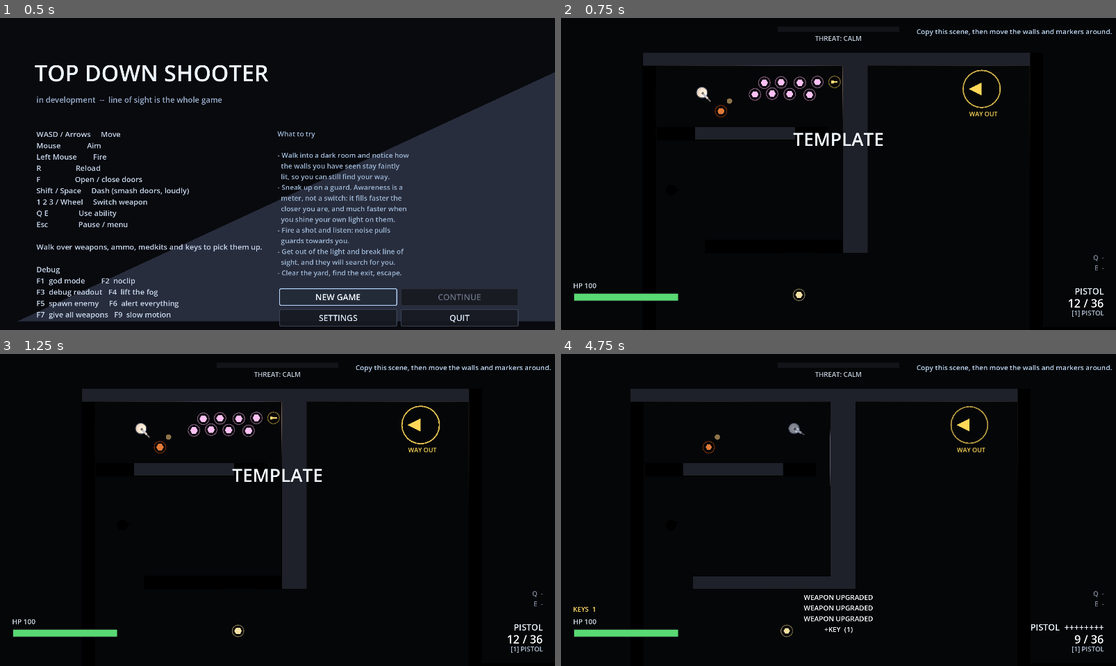
Above: before the commit, frames 1-4 (two rows, left to right).
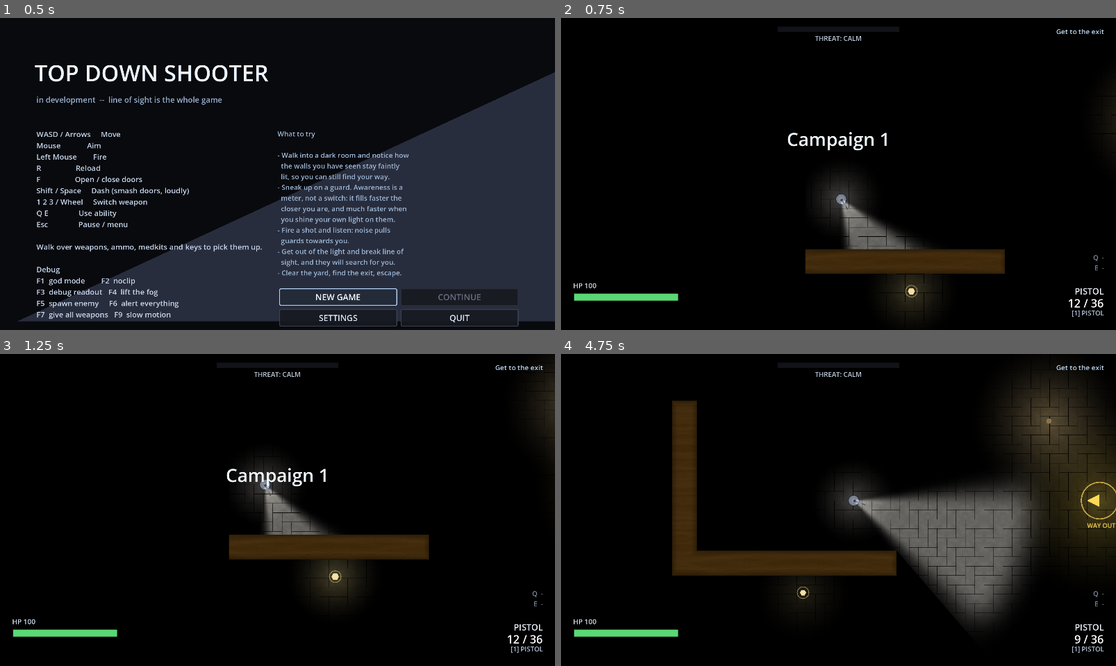
Above: after the commit, the same moments.

Repository: ThunderComplex/irregoulash
Game: Godot game, scene res://src/ui/title_screen.tscn
Two runs of this game, one before a commit and one after it. Both use one fixed random seed, a clock stepped at 60 frames per second and the inputs below.
Inputs (mouse positions are in pixels of both pictures, inside the frame that each line leads up to):
- Up to frame 1 (0.5 s): no input
- Up to frame 2 (0.75 s): click "NEW GAME" at 0.5 s
- Up to frame 3 (1.25 s): no input
- Up to frame 4 (4.75 s): tap Enter (ui_accept) at 1.25, 1.52, 4.52 s; move the mouse to (960, 494) at 1.27 s; hold D (move_right) 1.28-2 s; hold Q (ability_1) 1.28-2 s; click (960, 494) at 1.42 s; drag from (727, 525) to (799, 631) at 2.02 s; move the mouse to (894, 441) at 2.77 s; hold D (move_right) 2.78-3.5 s; tap Shift (dash) at 2.85 s; drag from (810, 572) to (971, 425) at 3.52 s; move the mouse to (1005, 556) at 4.27 s; hold A (move_left) from 4.28 s (still down); tap F (interact) at 4.35 s

Frame 1 is identical in both runs. In frame 2, 11% of the frame differs, in the area x 14-100%, y 3-94%; in frame 3, 12%; in frame 4, 29%, in the area x 2-100%, y 3-91%.

Commit message:
improved walls

Diff:
--- a/dev/surface_lab.tscn
+++ b/dev/surface_lab.tscn
@@ -6,9 +6,9 @@
 [ext_resource type="PackedScene" uid="uid://ua2oydxot8u7" path="res://src/levels/lamp.tscn" id="3_lamp"]
 
 [sub_resource type="NavigationPolygon" id="NavigationPolygon_6qfs5"]
-vertices = PackedVector2Array(552, 882, 1246, 942, 48, 942, 108, 882, 1246, 110, 1186, 594, 1186, 526, 1098, 270, 1054, 526, 878, 450, 878, 350, 1098, 170, 48, 110, 302, 170, 108, 522, 374, 270, 522, 350, 374, 454, 522, 450, 1054, 594, 552, 798, 192, 798, 192, 522, 302, 226, 146, 226, 146, 454)
-polygons = Array[PackedInt32Array]([PackedInt32Array(0, 1, 2, 3), PackedInt32Array(4, 1, 5, 6), PackedInt32Array(7, 6, 8, 9, 10), PackedInt32Array(4, 6, 7, 11), PackedInt32Array(12, 4, 11, 13), PackedInt32Array(3, 2, 12, 14), PackedInt32Array(15, 7, 10, 16), PackedInt32Array(17, 15, 16, 18), PackedInt32Array(19, 5, 1, 0, 20), PackedInt32Array(19, 20, 21, 22, 17, 18, 9, 8), PackedInt32Array(13, 23, 24, 12), PackedInt32Array(14, 12, 24, 25), PackedInt32Array(22, 14, 25, 17)])
-outlines = Array[PackedVector2Array]([PackedVector2Array(30, 92, 1264, 92, 1264, 960, 30, 960)])
+vertices = PackedVector2Array(552, 882, 1582, 942, 48, 942, 108, 882, 1582, 110, 1522, 530, 1522, 430, 1042, 722, 1390, 530, 48, 110, 108, 522, 1098, 270, 1098, 170, 1390, 430, 1042, 494, 878, 450, 878, 350, 302, 270, 522, 350, 302, 170, 192, 522, 942, 722, 578, 714, 870, 714, 552, 798, 942, 494, 870, 646, 646, 486, 522, 450, 646, 646, 578, 486, 192, 798)
+polygons = Array[PackedInt32Array]([PackedInt32Array(0, 1, 2, 3), PackedInt32Array(4, 1, 5, 6), PackedInt32Array(7, 8, 5, 1), PackedInt32Array(3, 2, 9, 10), PackedInt32Array(11, 12, 4, 6, 13), PackedInt32Array(14, 15, 16, 11, 13, 8), PackedInt32Array(17, 11, 16, 18), PackedInt32Array(8, 7, 14), PackedInt32Array(9, 4, 12, 19), PackedInt32Array(10, 9, 19, 17, 20), PackedInt32Array(7, 1, 0, 21), PackedInt32Array(22, 23, 21, 0, 24), PackedInt32Array(25, 21, 23, 26), PackedInt32Array(15, 14, 25, 27, 28), PackedInt32Array(26, 29, 27, 25), PackedInt32Array(28, 27, 30), PackedInt32Array(30, 22, 24, 31, 20, 28), PackedInt32Array(28, 20, 17, 18)])
+outlines = Array[PackedVector2Array]([PackedVector2Array(30, 92, 1600, 92, 1600, 960, 30, 960)])
 parsed_geometry_type = 1
 source_geometry_mode = 1
 source_geometry_group_name = &"wall"
@@ -22,7 +22,7 @@
 floor_surface_id = "stone_tile_floor"
 
 [node name="PlayerSpawn" type="Marker2D" parent="." unique_id=1948085861]
-position = Vector2(700, 620)
+position = Vector2(698, 601)
 
 [node name="Walls" type="Node2D" parent="." unique_id=727550011]
 
@@ -42,28 +42,42 @@
 position = Vector2(330, 840)
 size = Vector2(408, 48)
 
-[node name="DrawnWall1" type="StaticBody2D" parent="Walls" unique_id=1345453516 instance=ExtResource("2_wall")]
-position = Vector2(992, 608)
+[node name="DrawnWall1" type="StaticBody2D" parent="Walls" unique_id=510831701 instance=ExtResource("2_wall")]
+position = Vector2(624, 656)
 collision_mask = 0
 script = ExtResource("3_68yxe")
-size = Vector2(64, 192)
+size = Vector2(32, 224)
 
-[node name="DrawnWall2" type="StaticBody2D" parent="Walls" unique_id=605720412 instance=ExtResource("2_wall")]
-position = Vector2(1456, 480)
+[node name="DrawnWall2" type="StaticBody2D" parent="Walls" unique_id=1164743942 instance=ExtResource("2_wall")]
+position = Vector2(736, 752)
 collision_mask = 0
 script = ExtResource("3_68yxe")
-size = Vector2(96, 64)
+size = Vector2(256, 32)
+
+[node name="DrawnWall3" type="StaticBody2D" parent="Walls" unique_id=987586152 instance=ExtResource("2_wall")]
+position = Vector2(880, 784)
+collision_mask = 0
+script = ExtResource("3_68yxe")
+size = Vector2(32, 96)
 
 [node name="Lamps" type="Node2D" parent="." unique_id=515686328]
+metadata/_edit_lock_ = true
+metadata/_edit_group_ = true
 
 [node name="BetweenWalls" parent="Lamps" unique_id=910013688 instance=ExtResource("3_lamp")]
-position = Vector2(700, 312)
+position = Vector2(692, 315)
 color = Color(1, 0.86, 0.62, 1)
 radius = 460.0
 energy = 1.1
 
 [node name="FloorPool" parent="Lamps" unique_id=1253493457 instance=ExtResource("3_lamp")]
-position = Vector2(773, 564)
+position = Vector2(804, 527)
+color = Color(0.95, 0.9, 0.78, 1)
+radius = 320.0
+energy = 1.0
+
+[node name="FloorPool2" parent="Lamps" unique_id=1901478582 instance=ExtResource("3_lamp")]
+position = Vector2(982, 748)
 color = Color(0.95, 0.9, 0.78, 1)
 radius = 320.0
 energy = 1.0
@@ -83,4 +97,4 @@
 [node name="Nav" type="NavigationRegion2D" parent="." unique_id=1960334191]
 visible = false
 navigation_polygon = SubResource("NavigationPolygon_6qfs5")
-metadata/navmesh_hash = 3636651560
+metadata/navmesh_hash = 840419160
--- a/src/autoload/game_director.gd
+++ b/src/autoload/game_director.gd
@@ -15,7 +15,7 @@
 signal noise_made(position: Vector2, radius: float, source: Node)
 
 const TITLE_SCENE: String = "res://src/ui/title_screen.tscn"
-const FIRST_LEVEL: String = "res://src/levels/level_03.tscn"
+const FIRST_LEVEL: String = "res://src/levels/level_campaign_01.tscn"
 
 var current_level: Node = null
 var player: Node2D = null
--- a/src/levels/level.gd
+++ b/src/levels/level.gd
@@ -106,6 +106,7 @@
 var _fx_layer: Node2D = null
 var _memory: VisionMemory = null
 var _hud: HUD = null
+var _wall_decor: WallDecor = null
 
 #region editor-only state
 var _gizmo_hash: int = 0
@@ -123,6 +124,7 @@
 	GameDirector.on_level_ready(self)
 	_collect_groups()
 	_ensure_floor()
+	_setup_wall_decor()
 	_ensure_fog()
 	_ensure_memory()
 	_ensure_fx_layer()
@@ -186,6 +188,33 @@
 		if wall != null and is_ancestor_of(wall):
 			wall._rebuild()
 	_rebuild_floor()
+	_setup_wall_decor()
+
+
+## The rim and occlusion along the outline of the whole wall mass. A rectangle cannot know whether its
+## edge is a real edge, so this is drawn from the merged silhouette instead -- which is what makes joins,
+## corners and overlaps read as one solid shape.
+func _ensure_wall_decor() -> void:
+	if _wall_decor == null or not is_instance_valid(_wall_decor):
+		_wall_decor = WallDecor.new()
+		_wall_decor.name = "WallDecor"
+		add_child(_wall_decor, false, Node.INTERNAL_MODE_DISABLED)
+
+
+func _setup_wall_decor() -> void:
+	var style: SurfaceStyle = wall_surface()
+	if style == null or not style.is_textured():
+		if _wall_decor != null and is_instance_valid(_wall_decor):
+			_wall_decor.setup([], style)
+		return
+	_ensure_wall_decor()
+	_wall_decor.setup(walls, style)
+
+
+## Called by a wall when it becomes (or stops being) explored.
+func refresh_wall_decor() -> void:
+	if _wall_decor != null and is_instance_valid(_wall_decor):
+		_wall_decor.refresh()
 
 
 ## The ground.
@@ -360,8 +389,9 @@
 ## code) and never generates nodes that could be written into the level file.
 func _editor_ready() -> void:
 	_collect_editor_objects()
-	# So the floor is visible while authoring, not only when the level runs.
+	# So the floor and the wall outline are visible while authoring, not only when the level runs.
 	_ensure_floor()
+	_setup_wall_decor()
 	_find_spawn_point()
 	_read_tuning_defaults()
 	_apply_editor_preview()
--- /dev/null
+++ b/src/levels/level_campaign_01.tscn
@@ -0,0 +1,77 @@
+[gd_scene format=3 uid="uid://dwagsbowhnvka"]
+
+[ext_resource type="Script" uid="uid://cm18cddlcskw1" path="res://src/levels/level.gd" id="1_level"]
+[ext_resource type="Shader" uid="uid://pygep2sn14nj" path="res://src/levels/surface.gdshader" id="2_awj53"]
+[ext_resource type="PackedScene" path="res://src/levels/wall.tscn" id="2_wall"]
+[ext_resource type="PackedScene" uid="uid://ua2oydxot8u7" path="res://src/levels/lamp.tscn" id="3_lamp"]
+[ext_resource type="Texture2D" uid="uid://dou0h35xqtyhd" path="res://assets/textures/floor_1.png" id="3_un6eu"]
+[ext_resource type="Script" uid="uid://42vdeppvwt1a" path="res://src/levels/wall.gd" id="5_mq3e7"]
+[ext_resource type="PackedScene" path="res://src/items/pickup.tscn" id="5_pickup"]
+[ext_resource type="PackedScene" path="res://src/levels/exit_zone.tscn" id="6_exit"]
+
+[sub_resource type="ShaderMaterial" id="ShaderMaterial_lxqdr"]
+shader = ExtResource("2_awj53")
+shader_parameter/albedo = ExtResource("3_un6eu")
+shader_parameter/tile_world = Vector2(96, 96)
+shader_parameter/tint = Color(0.5, 0.5, 0.5, 1)
+shader_parameter/breakup_amount = 0.0
+shader_parameter/breakup_scale = 0.0
+shader_parameter/breakup_mask_scale = 6.0
+shader_parameter/size_world = Vector2(5644.6167, 4944.6167)
+shader_parameter/rim_width = 0.0
+shader_parameter/rim_boost = 0.0
+shader_parameter/rim_ao_width = 0.0
+shader_parameter/rim_ao_strength = 0.0
+shader_parameter/base_band = 0.0
+shader_parameter/base_strength = 0.0
+
+[node name="LevelCampaign1" type="Node2D" unique_id=60981112]
+script = ExtResource("1_level")
+level_title = "Campaign 1"
+objective = "Get to the exit"
+wall_surface_id = "wood"
+floor_surface_id = "stone_tile_floor"
+
+[node name="Floor" type="Polygon2D" parent="." unique_id=630261222]
+z_index = -20
+material = SubResource("ShaderMaterial_lxqdr")
+position = Vector2(640, 384)
+color = Color(0.5, 0.5, 0.5, 1)
+polygon = PackedVector2Array(-2822.3083, -2472.3083, 2822.3083, -2472.3083, 2822.3083, 2472.3083, -2822.3083, 2472.3083)
+metadata/_edit_lock_ = true
+
+[node name="Walls" type="Node2D" parent="." unique_id=325946596]
+
+[node name="DrawnWall1" type="StaticBody2D" parent="Walls" unique_id=1912703660 instance=ExtResource("2_wall")]
+position = Vector2(96, 352)
+collision_mask = 0
+script = ExtResource("5_mq3e7")
+size = Vector2(64, 448)
+
+[node name="DrawnWall2" type="StaticBody2D" parent="Walls" unique_id=1345430339 instance=ExtResource("2_wall")]
+position = Vector2(384, 544)
+collision_mask = 0
+script = ExtResource("5_mq3e7")
+size = Vector2(512, 64)
+
+[node name="Routes" type="Node2D" parent="." unique_id=1220520183]
+
+[node name="PlayerSpawn" type="Marker2D" parent="." unique_id=261603681]
+position = Vector2(220, 384)
+
+[node name="Lamps" type="Node2D" parent="." unique_id=1810258779]
+
+[node name="Lamp0" parent="Lamps" unique_id=1065493755 instance=ExtResource("3_lamp")]
+position = Vector2(1030, 180)
+radius = 210.0
+
+[node name="Enemies" type="Node2D" parent="." unique_id=1203562756]
+
+[node name="Pickups" type="Node2D" parent="." unique_id=330227706]
+
+[node name="Pickup0" parent="Pickups" unique_id=134755550 instance=ExtResource("5_pickup")]
+position = Vector2(400, 620)
+
+[node name="Exit0" parent="." unique_id=1298354064 instance=ExtResource("6_exit")]
+position = Vector2(1160, 384)
+is_final = true
--- a/src/levels/surface_library.gd
+++ b/src/levels/surface_library.gd
@@ -59,10 +59,12 @@
 	s.tint = Color(0.38, 0.30, 0.20)
 	s.rim_ao_width = 14.0
 	s.rim_ao_strength = 0.3
-	s.base_band = .5
-	s.base_strength = .5
+	s.base_band = 0
+	s.base_strength = 0
 	s.breakup_amount = 0.5
 	s.breakup_scale = 0.1
+	s.rim_width = 0
+	s.rim_boost = 0
 	return s
 
 
--- a/src/levels/wall.gd
+++ b/src/levels/wall.gd
@@ -143,13 +143,14 @@
 	shader_material.set_shader_parameter("albedo", style.albedo)
 	shader_material.set_shader_parameter("tile_world", style.tile_world)
 	shader_material.set_shader_parameter("tint", style.tint)
-	shader_material.set_shader_parameter("rim_width", style.rim_width)
-	shader_material.set_shader_parameter("rim_boost", style.rim_boost)
 	shader_material.set_shader_parameter("size_world", size)
-	shader_material.set_shader_parameter("rim_ao_width", style.rim_ao_width)
-	shader_material.set_shader_parameter("rim_ao_strength", style.rim_ao_strength)
-	shader_material.set_shader_parameter("base_band", style.base_band)
-	shader_material.set_shader_parameter("base_strength", style.base_strength)
+	# The rim, its occlusion and the south shadow are drawn by `WallDecor` from the merged outline of the
+	# whole wall mass, so this per-rectangle fill contributes texture only. Anything edge-shaped here
+	# would reappear as an artificial line wherever two walls meet.
+	shader_material.set_shader_parameter("rim_width", 0.0)
+	shader_material.set_shader_parameter("rim_boost", 0.0)
+	shader_material.set_shader_parameter("rim_ao_strength", 0.0)
+	shader_material.set_shader_parameter("base_strength", 0.0)
 	shader_material.set_shader_parameter("breakup_amount", style.breakup_amount)
 	shader_material.set_shader_parameter("breakup_scale", style.breakup_scale)
 	body.material = shader_material
@@ -199,6 +200,7 @@
 		return
 	_explored = true
 	_update_memory_visibility()
+	_refresh_wall_decor()
 
 
 func is_explored() -> bool:
@@ -208,6 +210,18 @@
 func reset_memory() -> void:
 	_explored = false
 	_update_memory_visibility()
+	_refresh_wall_decor()
+
+
+## Tells the level the outline's visibility changed. Cheap: the decor caches the merged geometry and only
+## rebuilds its vertex data.
+func _refresh_wall_decor() -> void:
+	var node: Node = get_parent()
+	while node != null:
+		if node.has_method("refresh_wall_decor"):
+			node.call("refresh_wall_decor")
+			return
+		node = node.get_parent()
 
 
 ## Shows what this wall has revealed of itself.
@@ -224,6 +238,17 @@
 		ghost.modulate.a = memory_brightness() if _explored else 0.0
 
 
+## This wall's footprint as a world-space polygon, so rotated walls work and so the merged outline can
+## be built from real geometry rather than from an axis-aligned box.
+func world_polygon() -> PackedVector2Array:
+	var out := PackedVector2Array()
+	var half: Vector2 = size * 0.5
+	for corner: Vector2 in [Vector2(-half.x, -half.y), Vector2(half.x, -half.y),
+			Vector2(half.x, half.y), Vector2(-half.x, half.y)]:
+		out.append(to_global(corner))
+	return out
+
+
 ## World-space rectangle covered by this wall.
 func world_rect() -> Rect2:
 	return Rect2(global_position - size * 0.5, size)
--- /dev/null
+++ b/src/levels/wall_decor.gd
@@ -0,0 +1,272 @@
+class_name WallDecor
+extends MeshInstance2D
+## Rim and ambient occlusion for a level's walls, drawn from the *merged* outline of the wall mass.
+##
+## A rectangle cannot know whether its edge is a real edge: where two walls meet -- an L, a T, a corner at
+## any angle -- the shared boundary is not a boundary of the mass at all, and shading it produces an
+## artificial line inside what should read as one solid shape. Merging the polygons first means those
+## edges do not exist, so joins, angles and overlaps are correct by construction.
+##
+## The bands are built as *mitred rings* around each outline rather than as one band per edge. Per-edge
+## bands meet at a corner and their alphas add, which reads as a hard-edged darker square at exactly the
+## places -- inside corners -- where occlusion is most visible. Rings share their vertices across a
+## corner, so the gradient is continuous the whole way round.
+##
+## Two phases, because their costs differ by orders of magnitude: `setup()` merges and analyses the
+## geometry once, and `refresh()` rebuilds only vertex data so marking a wall explored stays cheap.
+##
+## Visibility stays per wall: each outline *segment* takes the explored state of the wall it belongs to,
+## so nothing is revealed that has not been seen.
+
+## Growth used when merging, so walls that merely touch are treated as connected: a shared edge is
+## zero-area overlap, which polygon merging does not count as an overlap.
+const TOUCH_EPSILON: float = 0.5
+## Rings across the occlusion band. Four is enough to read as a gradient at these widths.
+const AO_RINGS: int = 4
+## Sharp corners produce huge mitres; cap them so a very acute angle does not shoot off across the room.
+const MITER_LIMIT: float = 3.0
+## How far south a segment has to face before it gets the extra "the face falls away" darkening.
+const SOUTH_FACING: float = 0.35
+
+var _walls: Array[Wall] = []
+var _outlines: Array[Dictionary] = []
+var _style: SurfaceStyle = null
+
+
+func _ready() -> void:
+	# Built here rather than through `FxDirector`: this node exists in the editor too, and autoloads are
+	# placeholders there.
+	var canvas_material := CanvasItemMaterial.new()
+	canvas_material.light_mode = CanvasItemMaterial.LIGHT_MODE_UNSHADED
+	material = canvas_material
+	z_index = Layers.Z_WALL_EDGE
+
+
+## Merges the walls and caches, per outline segment, everything the drawing pass needs: its ends, the
+## mitred inward direction at each end, the wall that owns it, and whether it faces south.
+func setup(walls: Array[Wall], style: SurfaceStyle) -> void:
+	_walls = walls
+	_style = style
+	_outlines.clear()
+	if style == null or not style.is_textured():
+		refresh()
+		return
+
+	for outline: PackedVector2Array in _merged_outlines(walls):
+		if outline.size() < 3:
+			continue
+		var count: int = outline.size()
+		# Inward normal of each *edge*, established by asking the walls which side is solid rather than
+		# trusting a winding convention -- a convention guessed wrong pointed every band at the floor.
+		var edge_inward: Array[Vector2] = []
+		for i: int in count:
+			var a: Vector2 = outline[i]
+			var b: Vector2 = outline[(i + 1) % count]
+			var normal: Vector2 = (b - a).orthogonal().normalized()
+			if not _is_solid((a + b) * 0.5 + normal * 2.0):
+				normal = -normal
+			edge_inward.append(normal)
+
+		# Miter directions at each *vertex*: the bisector of the two edges that meet there, scaled so the
+		# offset ring stays a constant distance from both.
+		var normals := PackedVector2Array()
+		var scales := PackedFloat32Array()
+		for i: int in count:
+			var previous: Vector2 = edge_inward[(i - 1 + count) % count]
+			var following: Vector2 = edge_inward[i]
+			var bisector: Vector2 = previous + following
+			if bisector.length_squared() < 0.01:
+				bisector = following
+			bisector = bisector.normalized()
+			normals.append(bisector)
+			scales.append(minf(1.0 / maxf(0.2, bisector.dot(following)), MITER_LIMIT))
+
+		var owners: Array[Wall] = []
+		var south: Array[bool] = []
+		for i: int in count:
+			var a: Vector2 = outline[i]
+			var b: Vector2 = outline[(i + 1) % count]
+			owners.append(_owner_of((a + b) * 0.5, a, b))
+			south.append((-edge_inward[i]).y > SOUTH_FACING)
+
+		_outlines.append({
+			"points": outline, "normals": normals, "scales": scales,
+			"owners": owners, "south": south,
+		})
+	refresh()
+
+
+## Rebuilds only the vertex data, so this can run whenever a wall becomes explored.
+func refresh() -> void:
+	if _style == null or not _style.is_textured():
+		mesh = null
+		return
+	var surface := SurfaceTool.new()
+	surface.begin(Mesh.PRIMITIVE_TRIANGLES)
+	for entry: Dictionary in _outlines:
+		_emit(surface, entry)
+	mesh = surface.commit()
+
+
+func _emit(surface: SurfaceTool, entry: Dictionary) -> void:
+	var points: PackedVector2Array = entry["points"]
+	var normals: PackedVector2Array = entry["normals"]
+	var scales: PackedFloat32Array = entry["scales"]
+	var owners: Array = entry["owners"]
+	var south: Array = entry["south"]
+	var count: int = points.size()
+
+	var occlusion_width: float = _style.rim_ao_width
+	var occlusion_strength: float = _style.rim_ao_strength
+	if occlusion_width > 0.0 and occlusion_strength > 0.0:
+		for i: int in count:
+			var owner := owners[i] as Wall
+			if owner != null and not owner.is_explored():
+				continue
+			var strength: float = occlusion_strength
+			if bool(south[i]):
+				# A south-facing edge is where the wall's face falls away from the camera: extra darkening
+				# here is what reads as thickness rather than as a flat cut-out.
+				strength *= 1.0 + _style.base_strength
+			var a: Vector2 = points[i]
+			var b: Vector2 = points[(i + 1) % count]
+			var na: Vector2 = normals[i]
+			var nb: Vector2 = normals[(i + 1) % count]
+			var sa: float = scales[i]
+			var sb: float = scales[(i + 1) % count]
+			for ring: int in AO_RINGS:
+				var t0: float = float(ring) / float(AO_RINGS)
+				var t1: float = float(ring + 1) / float(AO_RINGS)
+				var dark0 := Color(0.0, 0.0, 0.0, strength * (1.0 - t0))
+				var dark1 := Color(0.0, 0.0, 0.0, strength * (1.0 - t1))
+				_quad(surface,
+					a + na * (occlusion_width * t0 * sa), b + nb * (occlusion_width * t0 * sb),
+					b + nb * (occlusion_width * t1 * sb), a + na * (occlusion_width * t1 * sa),
+					dark0, dark0, dark1, dark1)
+
+	if _style.rim_width > 0.0 and _style.rim_boost > 0.0:
+		var rim := _style.tint.lightened(0.5)
+		rim.a = clampf(0.3 + _style.rim_boost, 0.0, 1.0)
+		for i: int in count:
+			var owner := owners[i] as Wall
+			if owner != null and not owner.is_explored():
+				continue
+			var a: Vector2 = points[i]
+			var b: Vector2 = points[(i + 1) % count]
+			var na: Vector2 = normals[i] * _style.rim_width * scales[i]
+			var nb: Vector2 = normals[(i + 1) % count] * _style.rim_width * scales[(i + 1) % count]
+			_quad(surface, a, b, b + nb, a + na, rim, rim, rim, rim)
+
+
+## `outer_a`-`outer_b` is the edge on the outline; `inner_b`-`inner_a` is the matching edge one step in.
+## The two quads share their vertices with the neighbouring segments' quads, which is what keeps the
+## gradient continuous around a corner instead of stacking two separate bands on top of each other.
+func _quad(surface: SurfaceTool, outer_a: Vector2, outer_b: Vector2, inner_b: Vector2,
+		inner_a: Vector2, ca: Color, cb: Color, cb_inner: Color, ca_inner: Color) -> void:
+	surface.set_color(ca)
+	surface.add_vertex(Vector3(outer_a.x, outer_a.y, 0.0))
+	surface.set_color(cb)
+	surface.add_vertex(Vector3(outer_b.x, outer_b.y, 0.0))
+	surface.set_color(cb_inner)
+	surface.add_vertex(Vector3(inner_b.x, inner_b.y, 0.0))
+
+	surface.set_color(ca)
+	surface.add_vertex(Vector3(outer_a.x, outer_a.y, 0.0))
+	surface.set_color(cb_inner)
+	surface.add_vertex(Vector3(inner_b.x, inner_b.y, 0.0))
+	surface.set_color(ca_inner)
+	surface.add_vertex(Vector3(inner_a.x, inner_a.y, 0.0))
+
+
+## Is this point inside any wall? The walls are the definition of where the solid is, which is more
+## reliable than any winding convention.
+func _is_solid(point: Vector2) -> bool:
+	for wall: Wall in _walls:
+		if wall == null or not is_instance_valid(wall):
+			continue
+		if not wall.world_rect().grow(4.0).has_point(point):
+			continue
+		if Geometry2D.is_point_in_polygon(point, wall.world_polygon()):
+			return true
+	return false
+
+
+func _owner_of(point: Vector2, a: Vector2, b: Vector2) -> Wall:
+	for wall: Wall in _walls:
+		if not is_instance_valid(wall):
+			continue
+		if wall.world_rect().has_point(point):
+			return wall
+	# A segment exactly on a shared boundary belongs to nobody by the test above; fall back to the nearest
+	# wall, which is still the right one for visibility.
+	var best: Wall = null
+	var best_distance: float = INF
+	for wall: Wall in _walls:
+		if not is_instance_valid(wall):
+			continue
+		var distance: float = wall.world_rect().get_center().distance_to((a + b) * 0.5)
+		if distance < best_distance:
+			best_distance = distance
+			best = wall
+	return best
+
+
+#region merging
+
+## Union of every wall's footprint, as outer outlines and hole outlines.
+static func _merged_outlines(walls: Array[Wall]) -> Array[PackedVector2Array]:
+	var polygons: Array[PackedVector2Array] = []
+	for wall: Wall in walls:
+		if wall != null and is_instance_valid(wall):
+			polygons.append(_grown(wall.world_polygon(), TOUCH_EPSILON))
+	if polygons.is_empty():
+		return polygons
+
+	# Merge pairs until nothing more can be merged. Runs once per level, not per frame, and wall counts
+	# are in the dozens even for a maze of rooms.
+	var changed: bool = true
+	while changed:
+		changed = false
+		var i: int = 0
+		while i < polygons.size():
+			var j: int = i + 1
+			while j < polygons.size():
+				var merged: Array[PackedVector2Array] = Geometry2D.merge_polygons(polygons[i],
+					polygons[j])
+				if _is_real_merge(merged, polygons[i], polygons[j]):
+					polygons[i] = merged[0]
+					for extra: int in range(1, merged.size()):
+						polygons.append(merged[extra])
+					polygons.remove_at(j)
+					changed = true
+				else:
+					j += 1
+			i += 1
+	return polygons
+
+
+## `merge_polygons` hands back the two inputs untouched when they do not overlap, and an outer polygon
+## plus hole polygons when one contains the other. Tell those apart so a ring of walls merges instead of
+## being treated as separate.
+static func _is_real_merge(merged: Array[PackedVector2Array], a: PackedVector2Array,
+		b: PackedVector2Array) -> bool:
+	if merged.size() != 2:
+		return merged.size() == 1
+	var first: PackedVector2Array = merged[0]
+	var second: PackedVector2Array = merged[1]
+	return not ((first == a and second == b) or (first == b and second == a))
+
+
+## The wall's footprint in world space, grown by `amount` about its centre so touching walls count as
+## overlapping.
+static func _grown(points: PackedVector2Array, amount: float) -> PackedVector2Array:
+	var out := PackedVector2Array()
+	var centre := Vector2.ZERO
+	for point: Vector2 in points:
+		centre += point
+	centre /= float(maxi(1, points.size()))
+	for point: Vector2 in points:
+		out.append(point + (point - centre).normalized() * amount)
+	return out
+
+#endregion
Binary file changed: dev/shots/surfaces_01_overview.png
Binary file changed: dev/shots/surfaces_02_long_wall.png
Binary file changed: dev/shots/surfaces_03_block_and_corner.png
Binary file changed: dev/shots/surfaces_04_stub.png
Binary file changed: dev/shots/surfaces_05_floor_pool.png
Binary file changed: dev/shots/surfaces_06_plain_compare.png
Not shown, added: src/levels/wall_decor.gd.uid
